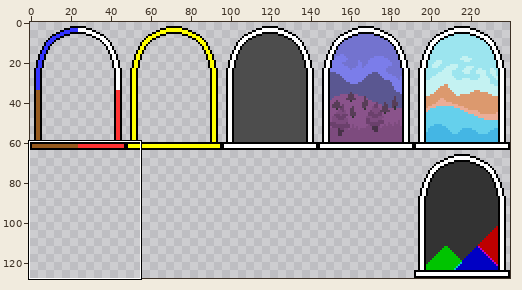
Two states of a sprite sheet, Graphics/Entities/entrances.png. The picture above shows the old version from afar; the outline marks the close-up.
Close-up. Before the edit:
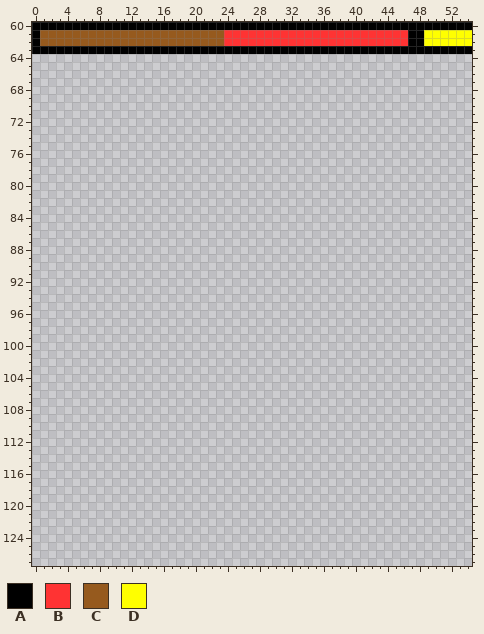
The file is 240x128 pixels. Colours within 5 levels of each other are drawn and written as one. Shown: x 0..54, y 60..127. The commit also changed other parts of the picture, which this record leaves out.
Palette (. is transparent): A #000000  B #ff3333  C #965a1e  D #ffff00
Pixels before (only the part around the change), first column x 0:
 61 ACCCCCCCCCCCCCCCCCCCCCCCBBBBBBBBBBBBBBBBBBBBBBBAADDDDDD
 62 ACCCCCCCCCCCCCCCCCCCCCCCBBBBBBBBBBBBBBBBBBBBBBBAADDDDDD
 63 AAAAAAAAAAAAAAAAAAAAAAAAAAAAAAAAAAAAAAAAAAAAAAAAAAAAAAA
 64 .......................................................
 65 .......................................................
 66 .......................................................
 67 .......................................................
 68 .......................................................
 69 .......................................................
 70 .......................................................
 71 .......................................................
 72 .......................................................
 73 .......................................................
 74 .......................................................
 75 .......................................................
 76 .......................................................
 77 .......................................................
 78 .......................................................
 79 .......................................................
 80 .......................................................
 81 .......................................................
 82 .......................................................
 83 .......................................................
 84 .......................................................
 85 .......................................................
 86 .......................................................
 87 .......................................................
 88 .......................................................
 89 .......................................................
 90 .......................................................
 91 .......................................................
 92 .......................................................
 93 .......................................................
 94 .......................................................
 95 .......................................................
 96 .......................................................
 97 .......................................................
 98 .......................................................
 99 .......................................................
100 .......................................................
101 .......................................................
102 .......................................................
103 .......................................................
104 .......................................................
105 .......................................................
106 .......................................................
107 .......................................................
108 .......................................................
109 .......................................................
110 .......................................................
111 .......................................................
112 .......................................................
113 .......................................................
114 .......................................................
115 .......................................................
116 .......................................................
117 .......................................................
118 .......................................................
119 .......................................................
120 .......................................................
121 .......................................................
122 .......................................................
123 .......................................................
124 .......................................................
125 .......................................................
126 .......................................................
127 .......................................................
The result:
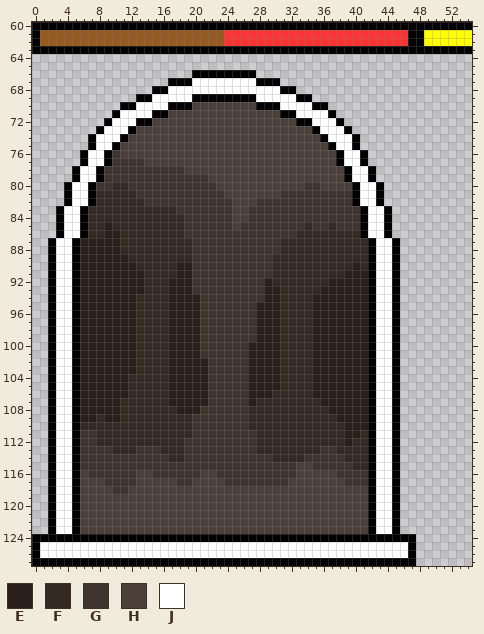
Colours new in this view: E #2a1f1a  F #352924  G #40342e  H #4c3f39  J #ffffff
From old to new:
y 66: x 20..27 ........ -> AAAAAAAA
y 67: x 17..30 .............. -> AAAJJJJJJJJAAA
y 68: x 15..32 .................. -> AAJJJJJJJJJJJJJJAA
y 69: x 13..34 ...................... -> AAJJJJJAAAAAAAAJJJJJAA
y 70: x 11..36 .......................... -> AAJJJJAAAHHHHHHHHAAAJJJJAA
y 71: x 10..37 ............................ -> AJJJJAAHHHHHHHHHHHHHHAAJJJJA
y 72: x 9..38 .............................. -> AJJJAAHHHHHHHHHHHHHHHHHHAAJJJA
y 73: x 8..39 ................................ -> AJJJAHHHHHHHHHHHHHHHHHHHHHHAJJJA
y 74: x 7..40 .................................. -> AJJJAHHHHHHHHHHHHHHHHHHHHHHHHAJJJA
y 75: x 7..40 .................................. -> AJJAHHHHHHHHHHHHHHHHHHHHHHHHHHAJJA
y 76: x 6..41 .................................... -> AJJAGHHHHHHHHHHHHHHHHHHHHHHHHHHHAJJA
y 77: x 6..41 .................................... -> AJJAGGGGHHHHHHHHHHHHHHHHHHHHHHHHAJJA
y 78: x 5..42 ...................................... -> AJJAGGGGGGGGGGHHHHHHHHHHHHHHHHHHHHAJJA
y 79: x 5..42 ...................................... -> AJJAGGGGGGGGGGGGGHHHHHHHHHHHHHHHHHAJJA
y 80: x 4..43 ........................................ -> AJJAGGFFGGGGGGGGGGGHHHHHHHHHHHGGHHHHAJJA
y 81: x 4..43 ........................................ -> AJJAFFFFFGGGGGGGGGGGHHHHHHHGGGGGGGGGAJJA
y 82: x 4..43 ........................................ -> AJJAFFFFFFGGGGGGGGGGGHHHGGGGGGGGGGGGAJJA
y 83: x 3..44 .......................................... -> AJJAFFFFFFFFFFFGGGGGGGHHGGGGGGGGGGGGGGAJJA
y 84: x 3..44 .......................................... -> AJJAFFFFFFFFFFFFGGGGGGHHGGGGGGGGGGGGGGAJJA
y 85: x 3..44 .......................................... -> AJJAFFEFFFFFFFFFGGGGGGHGGGGGGGGFGGFGGGAJJA
y 86: x 3..44 .......................................... -> AJJAFFEEFFFFFFFFGGGGGGGGGGGGGGFFFFFFFFAJJA
y 87..88: x 2..45 ............................................ -> AJJAEEEEEFFFFFFFFFGGGGGGGGGGGFFFFFFFFFFFAJJA
y 89: x 2..45 ............................................ -> AJJAEEEEEEFFFFFFFFGGGGGGGGGGFFFFFFFFFFFFAJJA
y 90: x 2..45 ............................................ -> AJJAEEEEEEEFFFFFEEGGGGGGGGGGFFFFFFFFFFEFAJJA
y 91: x 2..45 ............................................ -> AJJAEEEEEEEEFFFFEEGGGGGGGGGGFFFFFFFFFEEEAJJA
y 92: x 2..45 ............................................ -> AJJAEEEEEEEEFFFEEEGGGGGGGGGEFFFFFFFEEEEEAJJA
y 93: x 2..45 ............................................ -> AJJAEEEEEEEEFFFEEEGGGGGGGGGEEFFFFFEEEEEEAJJA
y 94: x 2..45 ............................................ -> AJJAEEEEEEEFFFFEEEEGGGGGGGGEEFFFFEEEEEEEAJJA
y 95..99: x 2..45 ............................................ -> AJJAEEEEEEEFFFFEEEEGGGGGGGEEEFFFFEEEEEEEAJJA
y 100..101: x 2..45 ............................................ -> AJJAEEEEEEEFFFFEEEEGGGGGGEEEEFFFFEEEEEEEAJJA
y 102..103: x 2..45 ............................................ -> AJJAEEEEEEEFFFFEEEEEGGGGGEEEEFFFFEEEEEEEAJJA
y 104..105: x 2..45 ............................................ -> AJJAEEEEEEFFFFFEEEEEGGGGGEEEEFFFFEEEEEEEAJJA
y 106: x 2..45 ............................................ -> AJJAEEEEEEFFFFFEEEEEGGGGGEEEFFFFFEEEEEEEAJJA
y 107: x 2..45 ............................................ -> AJJAEEEEEFFFFFFEEEEEGGGGGEFFFFFFFFEEEEEEAJJA
y 108: x 2..45 ............................................ -> AJJAEEEEEFFFFFFFEEEGGGGGGFFFFFFFFFFEEEEEAJJA
y 109: x 2..45 ............................................ -> AJJAEEFEEFFFFFFFFFGGGGGGGFFFFFFFFFFFEEEEAJJA
y 110: x 2..45 ............................................ -> AJJAFFFFFFFFFFFFFFGGGGGGGFFFFFFFFFFFFEEEAJJA
y 111: x 2..45 ............................................ -> AJJAGGFFFFFFFFFFFFGGGGGGGGFFFFFFFFFFFEEFAJJA
y 112: x 2..45 ............................................ -> AJJAGGFFFFFFFFFFFGGGGGGGGGFFFFFFFFFFFEFFAJJA
y 113: x 2..45 ............................................ -> AJJAGGGGFFFGGGFFFGGGGGGGGGFFFFFFFFGGFFFFAJJA
y 114: x 2..45 ............................................ -> AJJAGGGGGGGGGGGFFGGGGGGGGGGGFFFFGGGGGFFFAJJA
y 115: x 2..45 ............................................ -> AJJAGGGGGGGGGGGGGGGGGGGGGGGGGGGHHGGGGGFFAJJA
y 116: x 2..45 ............................................ -> AJJAHGGGGGGHHGGGGGGHHGGGGGGGGGGHHHHHGGGGAJJA
y 117: x 2..45 ............................................ -> AJJAHHHGGGGHHHHHGGHHHHGGGGGGGGHHHHHHHGGGAJJA
y 118: x 2..45 ............................................ -> AJJAHHHHGGHHHHHHHHHHHHHHHHHHHHHHHHHHHHHHAJJA
y 119..123: x 2..45 ............................................ -> AJJAHHHHHHHHHHHHHHHHHHHHHHHHHHHHHHHHHHHHAJJA
y 124: x 0..47 ................................................ -> AAAAAAAAAAAAAAAAAAAAAAAAAAAAAAAAAAAAAAAAAAAAAAAA
y 125..126: x 0..47 ................................................ -> AJJJJJJJJJJJJJJJJJJJJJJJJJJJJJJJJJJJJJJJJJJJJJJA
y 127: x 0..47 ................................................ -> AAAAAAAAAAAAAAAAAAAAAAAAAAAAAAAAAAAAAAAAAAAAAAAA
